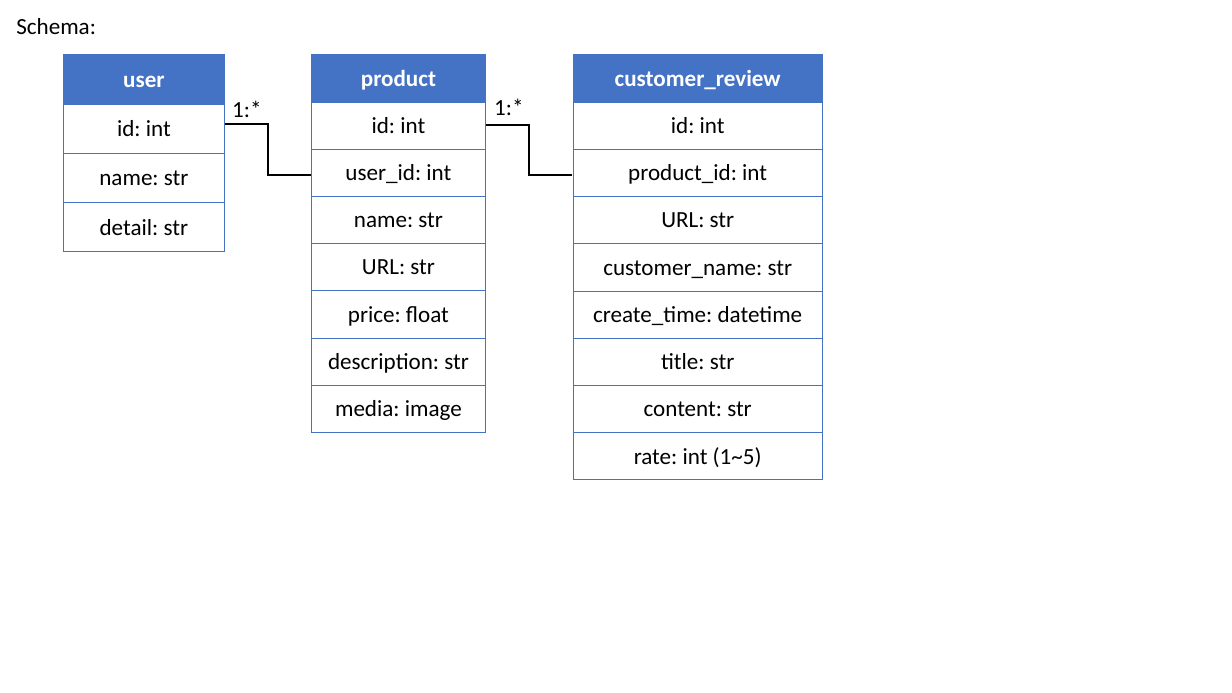
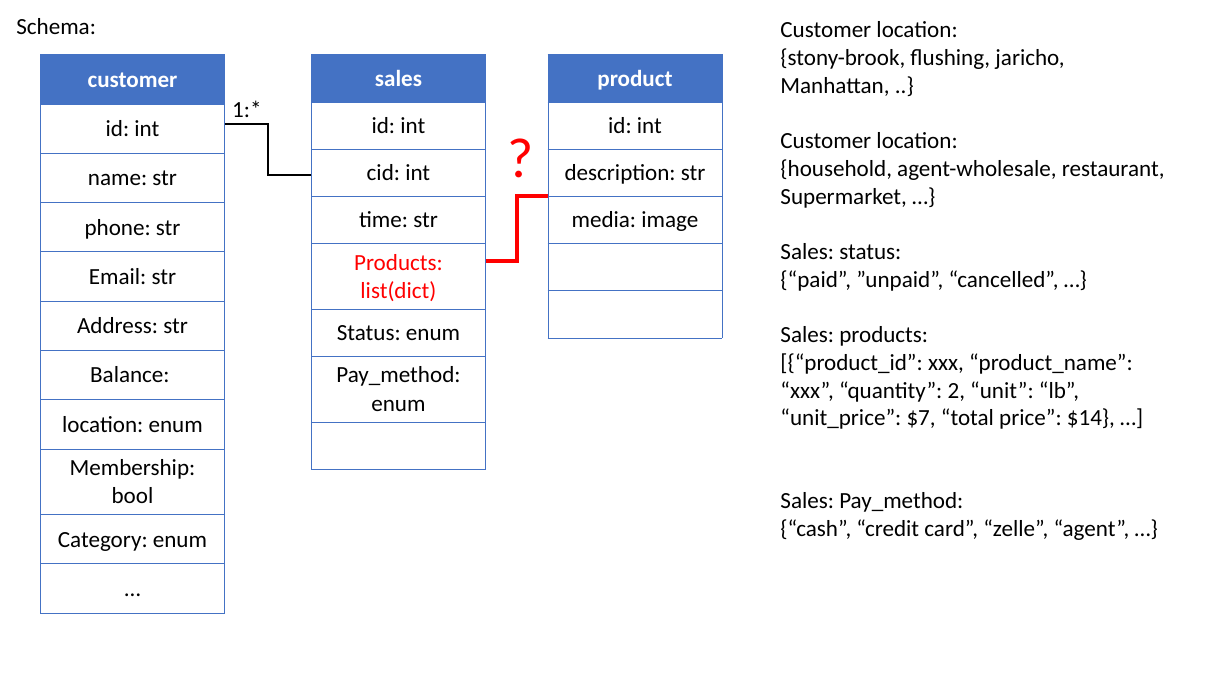
Before and after one commit to yhyoscar/hfsales, a slide deck: slide 3 of docs/plan.pptx. Drawn at 1232x693 pixels with LibreOffice and Linux fonts; fonts in the diff are those of the drawing. Boxes give left, top, right and bottom in pixels: in the first picture for what was removed or moved away, otherwise in the second. Text is boxed around its words. In the diff, an @@ line names an element or a change of style, - is before the commit and + after.

```diff
--- a/docs/plan.pptx
+++ b/docs/plan.pptx
@@ text added at (780, 21, 1165, 540), 18 pt, text #000000 @@
+Customer location:
+{stony-brook, flushing, jaricho, Manhattan, ..}
+Customer location:
+{household, agent-wholesale, restaurant,
+Supermarket, …}
+Sales: status:
+{“paid”, ”unpaid”, “cancelled”, …}
+Sales: products:
+[{“product_id”: xxx, “product_name”: “xxx”, “quantity”: 2, “unit”: “lb”, “unit_price”: $7, “total price”: $14}, …]
+Sales: Pay_method:
+{“cash”, “credit card”, “zelle”, “agent”, …}
@@ table at (41, 55, 225, 612) @@
-row 1, column 1: user
+row 1, column 1: customer
-row 4: detail: str
+row 4: phone: str
+row 5: Email: str
+row 6: Address: str
+row 7: Balance:
+row 8: location: enum
+row 9: Membership: bool
+row 10: Category: enum
+row 11: …
@@ table: place and size @@
-table at (64, 55, 226, 251)
+table at (41, 55, 225, 612)
@@ table at (311, 55, 486, 468) @@
-row 1, column 1: product
+row 1, column 1: sales
-row 3, column 1: user_id: int
+row 3, column 1: cid: int
-row 4, column 1: name: str
+row 4, column 1: time: str
-row 5, column 1: URL: str
+row 5, column 1: Products: list(dict)
-row 6, column 1: price: float
+row 6, column 1: Status: enum
-row 7, column 1: description: str
+row 7, column 1: Pay_method: enum
-row 8, column 1: media: image
+row 8, column 1: 
@@ table added at (548, 55, 723, 338), 6 rows, 1 columns @@
+product
+id: int
+description: str
+media: image
+
+
@@ table removed at (573, 55, 823, 480), 9 rows, 1 columns @@
-customer_review
-id: int
-product_id: int
-URL: str
-customer_name: str
-create_time: datetime
-title: str
-content: str
-rate: int (1~5)
@@ text removed at (494, 98, 523, 115) @@
-1:*
@@ text added at (498, 116, 543, 194), 44 pt, text #FF0000 @@
+?
@@ elbow line removed from (572, 176) to (486, 125) @@
@@ elbow line added from (548, 197) to (486, 262), #FF0000 3 pt @@
```
Also in this commit, not shown: 1 other file.
